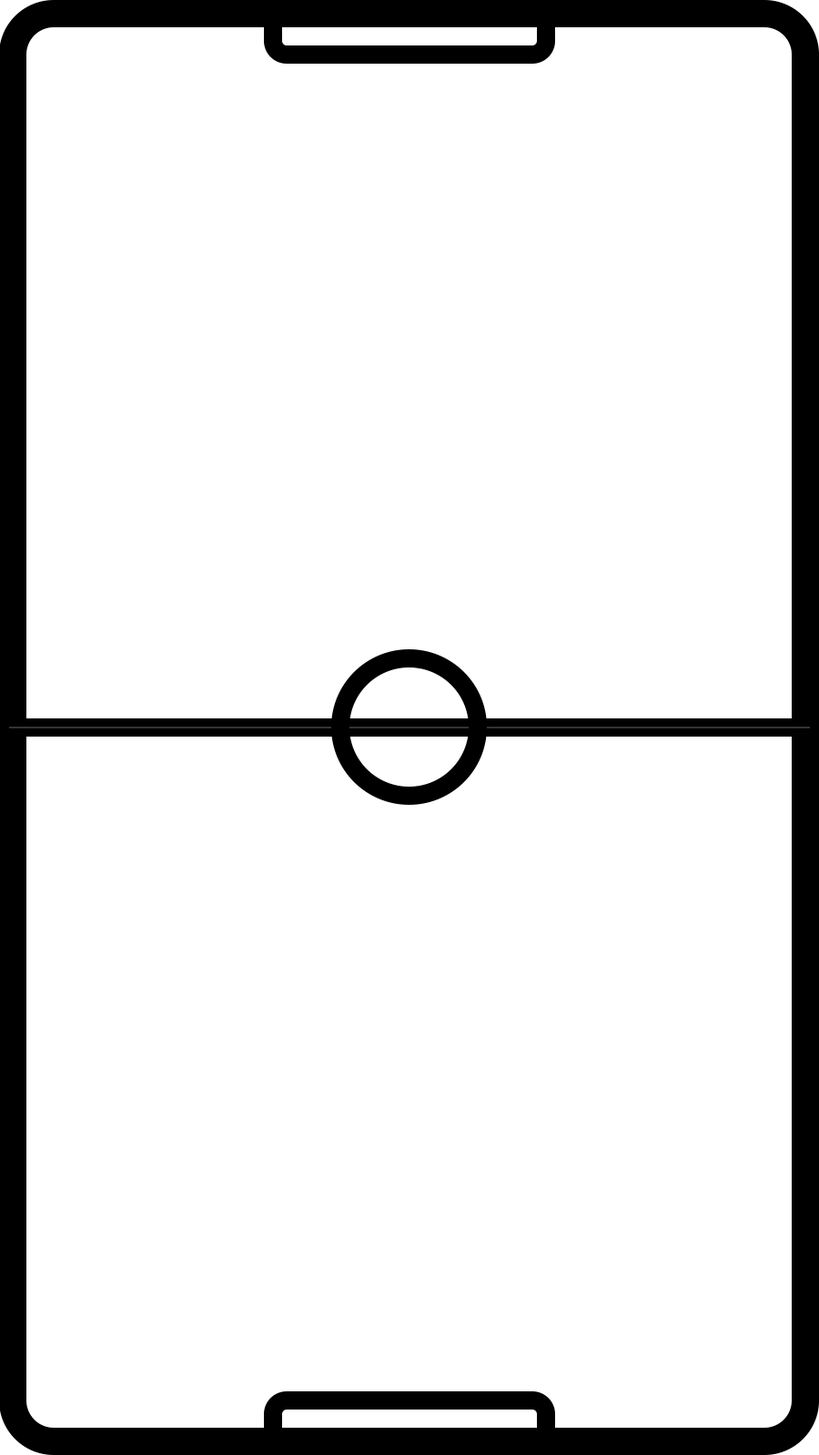
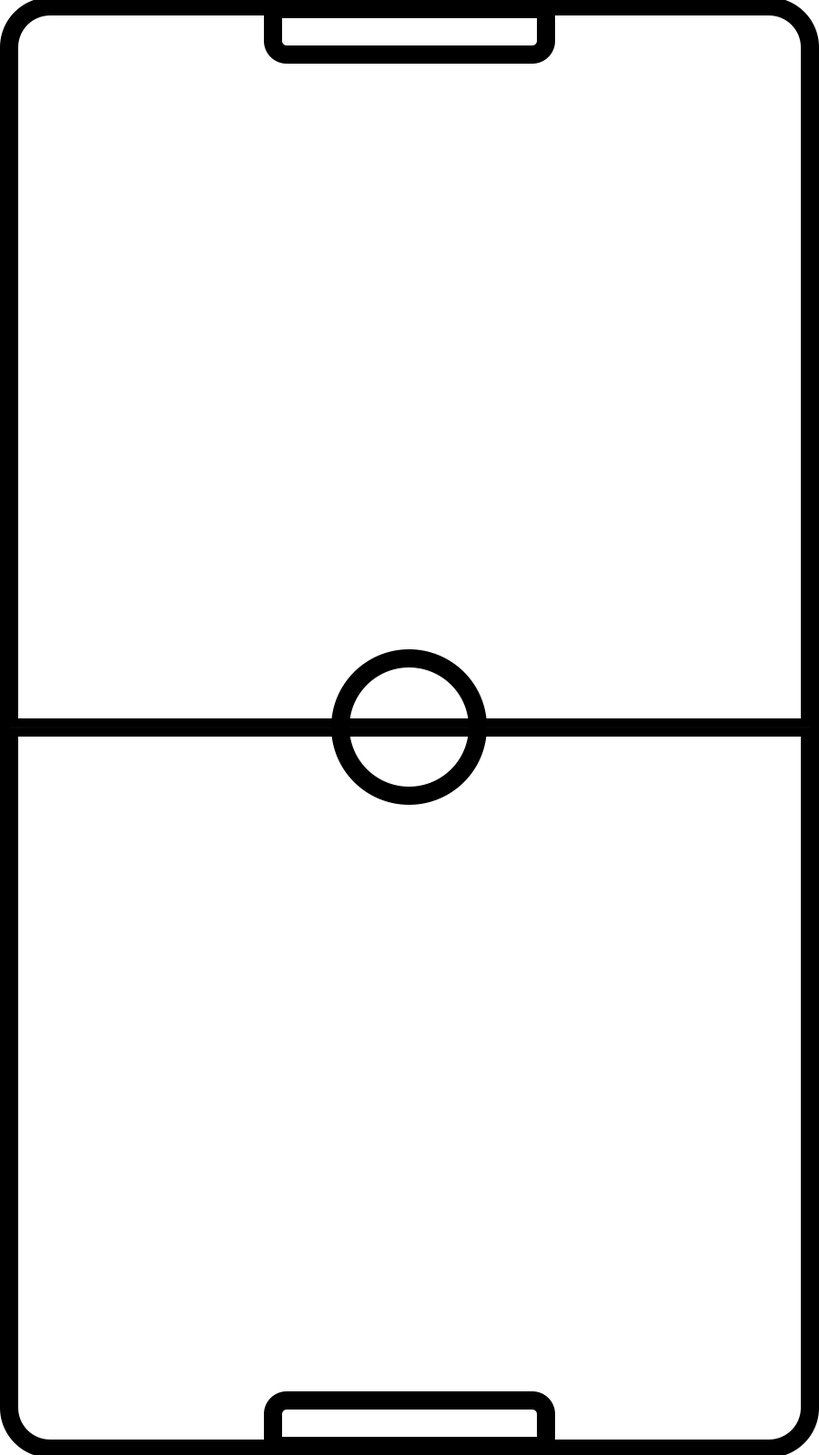
Layered file, before and after one edit (819px x 1455px). Changes by layer:
painted on "field separator line" over [9, 726, 810, 729]
painted on "arena borders" over [0, 0, 819, 1455]
